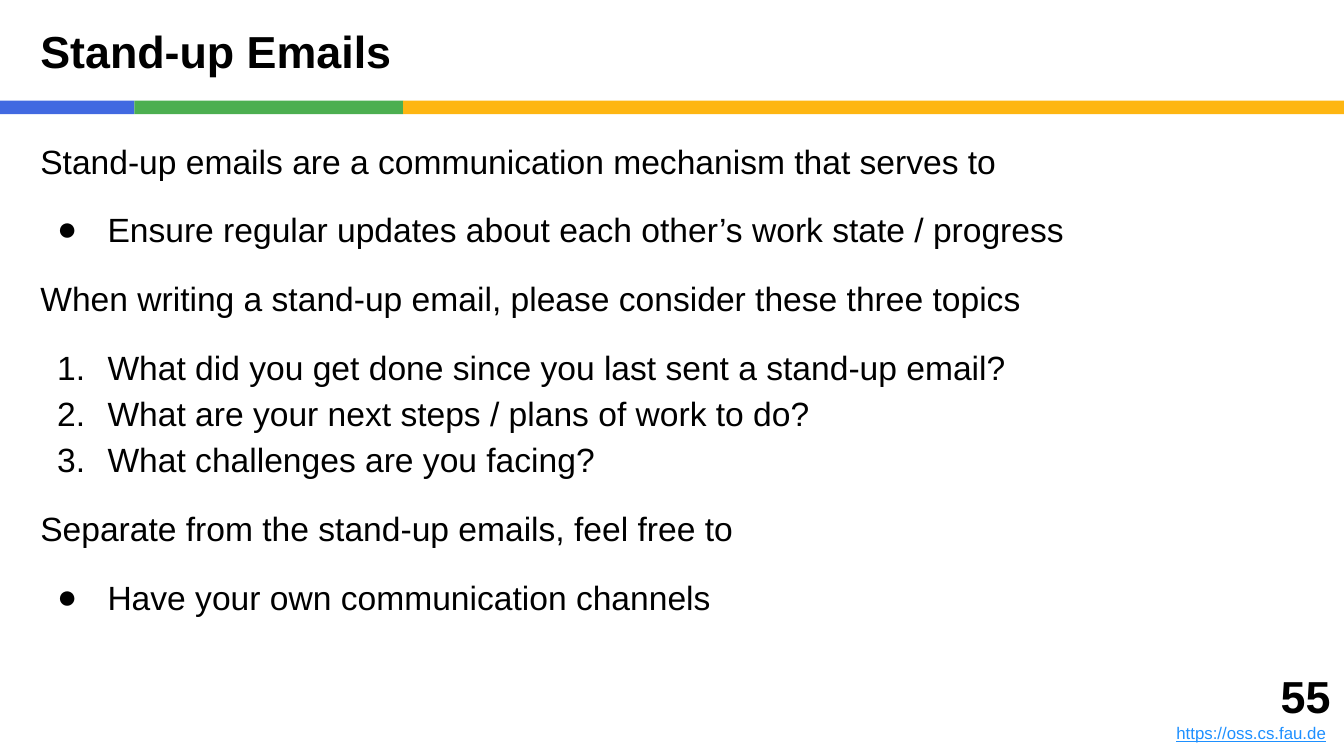
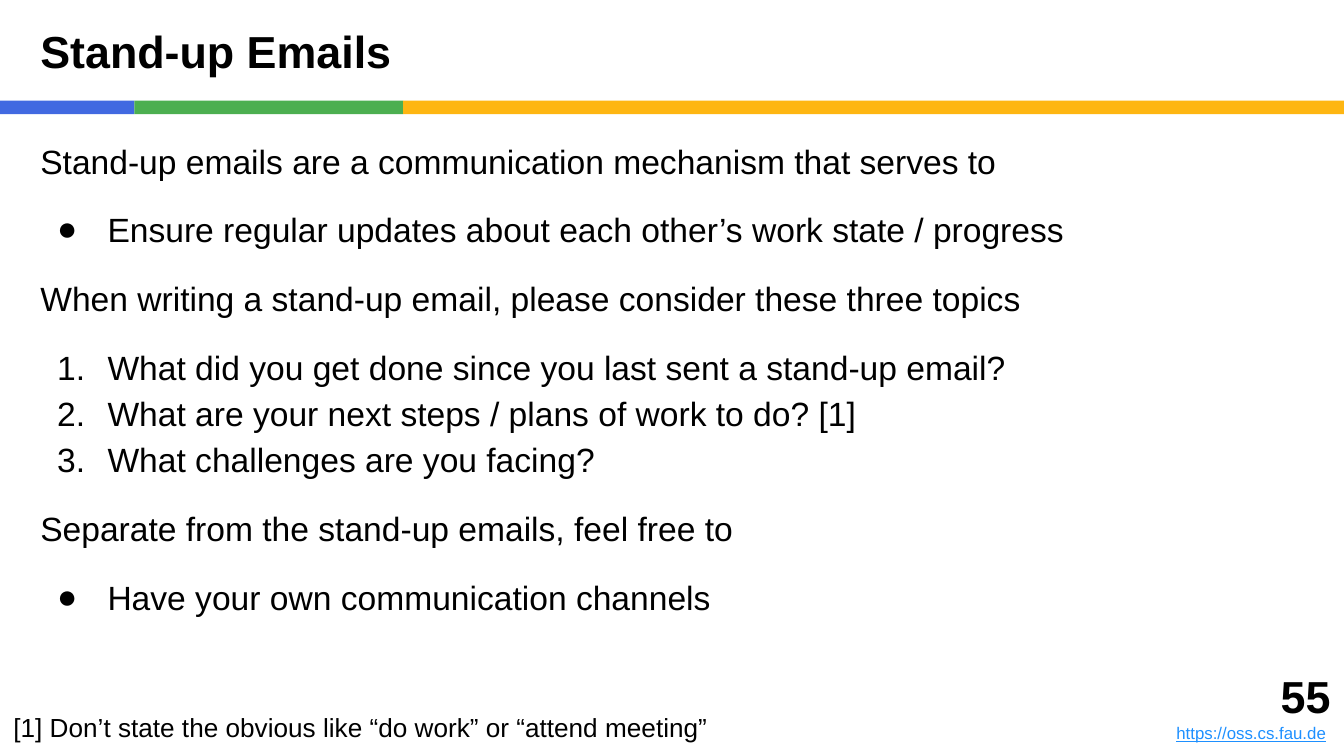
Before and after one commit to dirkriehle/amos-course, a slide deck: slide 55 of Lecture slides/AMOS B01 - Team and Tools.pptx. Drawn at 1344x756 pixels with LibreOffice and Linux fonts; fonts in the diff are those of the drawing. Boxes give left, top, right and bottom in pixels: in the first picture for what was removed or moved away, otherwise in the second. Text is boxed around its words. In the diff, an @@ line names an element or a change of style, - is before the commit and + after.

```diff
--- a/Lecture slides/AMOS B01 - Team and Tools.pptx
+++ b/Lecture slides/AMOS B01 - Team and Tools.pptx
@@ text at <box>108,401,856,432</box>: text changed @@
-2. What are your next steps / plans of work to do?
+2. What are your next steps / plans of work to do? [1]
@@ text added at <box>13,718,707,743</box>, 14 pt, text #000000 @@
+[1] Don’t state the obvious like “do work” or “attend meeting”
```
Also in this commit, not shown: 12 other files.
